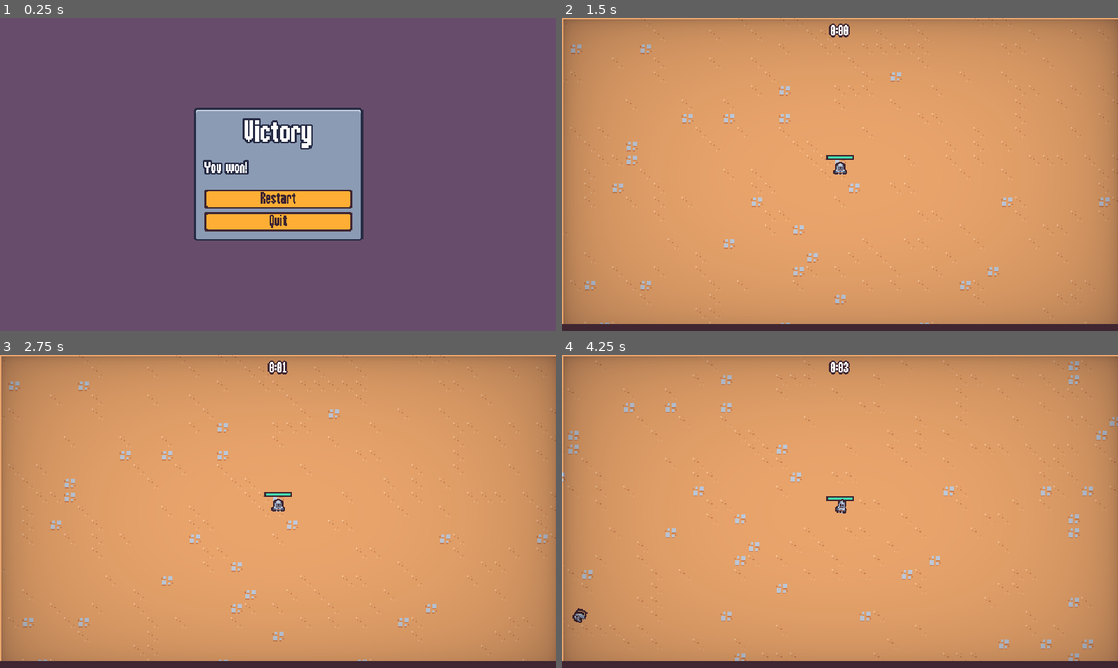
Above: before the commit, frames 1-4 (two rows, left to right).
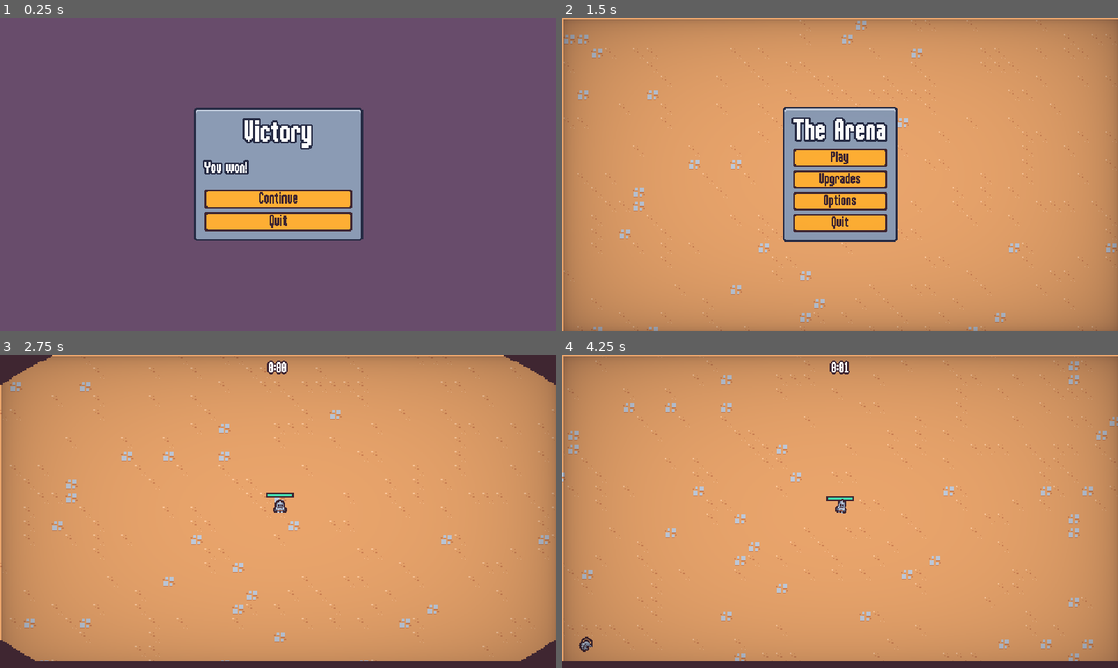
Above: after the commit, the same moments.

Repository: Ian-Ion/2d-survivors-course
Game: Godot game, scene res://scenes/ui/end_screen.tscn
The game is run twice, just before and just after one commit, with the same random seed, the same clock (stepped at 60 frames per second) and the same inputs. This scene is started directly instead of the project's main scene.
Inputs (mouse positions are in pixels of both pictures, inside the frame that each line leads up to):
- Up to frame 1 (0.25 s): no input
- Up to frame 2 (1.5 s): click (840, 199) at 0.5 s, where only the run before the commit has a clickable "Restart"; click (840, 158) at 1.25 s, where only the run after the commit has a clickable "Play"
- Up to frame 3 (2.75 s): click (278, 495) at 2 s, where only the run after the commit has a clickable "Play"
- Up to frame 4 (4.25 s): move the mouse to (962, 495) at 2.77 s; press the mouse at (962, 495) at 2.78 s; hold D (move_right) 2.78-3.53 s; move the mouse to (728, 527) at 3.52 s; release the mouse at (728, 527) at 3.53 s; hold S (move_down) from 3.53 s (still down); click (728, 527) at 3.6 s

The runs differ from the first frame. In frame 1, 0.1% of the frame differs, in the area x 46-54%, y 55-60%; in frame 2, 14%, in the area x 0-100%, y 0-100%; in frame 3, 4.2%; in frame 4, 0.2%.

Commit message:
Experience Gain meta upgrade now working

Diff:
--- a/scenes/autoload/meta_progression.gd
+++ b/scenes/autoload/meta_progression.gd
@@ -36,9 +36,9 @@
 	save()
 
 
-func get_current_quantity(upgrade: MetaUpgrade):
-	if save_data["meta_upgrades"].has(upgrade.id):
-		return save_data["meta_upgrades"][upgrade.id]["quantity"]
+func get_current_quantity(upgrade_id: String):
+	if save_data["meta_upgrades"].has(upgrade_id):
+		return save_data["meta_upgrades"][upgrade_id]["quantity"]
 
 	return 0
 
--- a/scenes/component/vial_drop_component.gd
+++ b/scenes/component/vial_drop_component.gd
@@ -10,7 +10,9 @@
 
 
 func on_died():
-	if randf() > drop_percent:
+	var experience_gain_upgrade_count = MetaProgression.get_current_quantity("experience_gain")
+	var adjusted_drop_percent = drop_percent + (experience_gain_upgrade_count * 1)
+	if randf() > adjusted_drop_percent:
 		return
 
 	if vial_scene == null:
--- a/scenes/game_object/basic_enemy/basic_enemy.tscn
+++ b/scenes/game_object/basic_enemy/basic_enemy.tscn
@@ -105,7 +105,7 @@
 [node name="HealthComponent" parent="." instance=ExtResource("2_auhf2")]
 
 [node name="VialDropComponent" parent="." node_paths=PackedStringArray("health_component") instance=ExtResource("3_suhtm")]
-drop_percent = 1.0
+drop_percent = 0.35
 health_component = NodePath("../HealthComponent")
 
 [node name="VelocityComponent" parent="." instance=ExtResource("4_mmjov")]
--- a/scenes/ui/end_screen.gd
+++ b/scenes/ui/end_screen.gd
@@ -13,7 +13,7 @@
 		.set_trans(Tween.TRANS_BACK)
 
 	get_tree().paused = true
-	$"%RestartButton".pressed.connect(on_restart_button_pressed)
+	$"%ContinueButton".pressed.connect(on_continue_button_pressed)
 	$"%QuitButton".pressed.connect(on_quit_button_pressed)
 
 
@@ -30,11 +30,11 @@
 		$VictoryStreamPlayer.play()
 
 
-func on_restart_button_pressed():
+func on_continue_button_pressed():
 	ScreenTransition.transition()
 	await ScreenTransition.transition_halfway
 	get_tree().paused = false
-	get_tree().change_scene_to_file("res://scenes/main/main.tscn")
+	get_tree().change_scene_to_file("res://scenes/ui/main_menu.tscn")
 
 
 func on_quit_button_pressed():
--- a/scenes/ui/end_screen.tscn
+++ b/scenes/ui/end_screen.tscn
@@ -132,10 +132,10 @@
 [node name="VBoxContainer" type="VBoxContainer" parent="MarginContainer/PanelContainer/MarginContainer/VBoxContainer"]
 layout_mode = 2
 
-[node name="RestartButton" parent="MarginContainer/PanelContainer/MarginContainer/VBoxContainer/VBoxContainer" instance=ExtResource("2_ncomd")]
+[node name="ContinueButton" parent="MarginContainer/PanelContainer/MarginContainer/VBoxContainer/VBoxContainer" instance=ExtResource("2_ncomd")]
 unique_name_in_owner = true
 layout_mode = 2
-text = "Restart"
+text = "Continue"
 
 [node name="QuitButton" parent="MarginContainer/PanelContainer/MarginContainer/VBoxContainer/VBoxContainer" instance=ExtResource("2_ncomd")]
 unique_name_in_owner = true
--- a/scenes/ui/meta_menu.gd
+++ b/scenes/ui/meta_menu.gd
@@ -12,6 +12,9 @@
 
 func _ready():
 	back_button.pressed.connect(on_back_button_pressed)
+	for child in grid_container.get_children():
+		child.queue_free()
+
 	for upgrade in upgrades:
 		var meta_upgrade_card_instance = meta_upgrade_card_scene.instantiate() as MetaUpgradeCard
 		grid_container.add_child(meta_upgrade_card_instance)
--- a/scenes/ui/meta_menu.tscn
+++ b/scenes/ui/meta_menu.tscn
@@ -6,6 +6,7 @@
 [ext_resource type="TileSet" uid="uid://crqs4dsym46lf" path="res://resources/tileset.tres" id="3_bdsgx"]
 [ext_resource type="Resource" uid="uid://dk8ukapyeeck5" path="res://resources/meta_upgrades/experience_gain.tres" id="3_ixv4x"]
 [ext_resource type="PackedScene" uid="uid://blrs8jdkx61jy" path="res://scenes/ui/sound_button.tscn" id="4_ckjor"]
+[ext_resource type="PackedScene" uid="uid://cwckicf7ge837" path="res://scenes/ui/meta_upgrade_card.tscn" id="7_qdrfd"]
 
 [node name="Meta Menu" type="CanvasLayer"]
 process_mode = 3
@@ -45,4 +46,13 @@
 layout_mode = 2
 size_flags_horizontal = 4
 theme_override_constants/h_separation = 16
-columns = 3
+columns = 2
+
+[node name="MetaUpgradeCard" parent="MarginContainer/GridContainer" instance=ExtResource("7_qdrfd")]
+layout_mode = 2
+
+[node name="MetaUpgradeCard2" parent="MarginContainer/GridContainer" instance=ExtResource("7_qdrfd")]
+layout_mode = 2
+
+[node name="MetaUpgradeCard3" parent="MarginContainer/GridContainer" instance=ExtResource("7_qdrfd")]
+layout_mode = 2
--- a/scenes/ui/meta_upgrade_card.gd
+++ b/scenes/ui/meta_upgrade_card.gd
@@ -23,7 +23,7 @@
 
 
 func update_progress():
-	var current_quantity = MetaProgression.get_current_quantity(upgrade)
+	var current_quantity = MetaProgression.get_current_quantity(upgrade.id)
 	var is_maxed = current_quantity >= upgrade.max_quantity
 	var currency = MetaProgression.get_currency()
 	var percent = min(currency / upgrade.experience_cost, 1)
Not shown: 1 places in scenes/ui/meta_menu.tscn that only renumber resources
